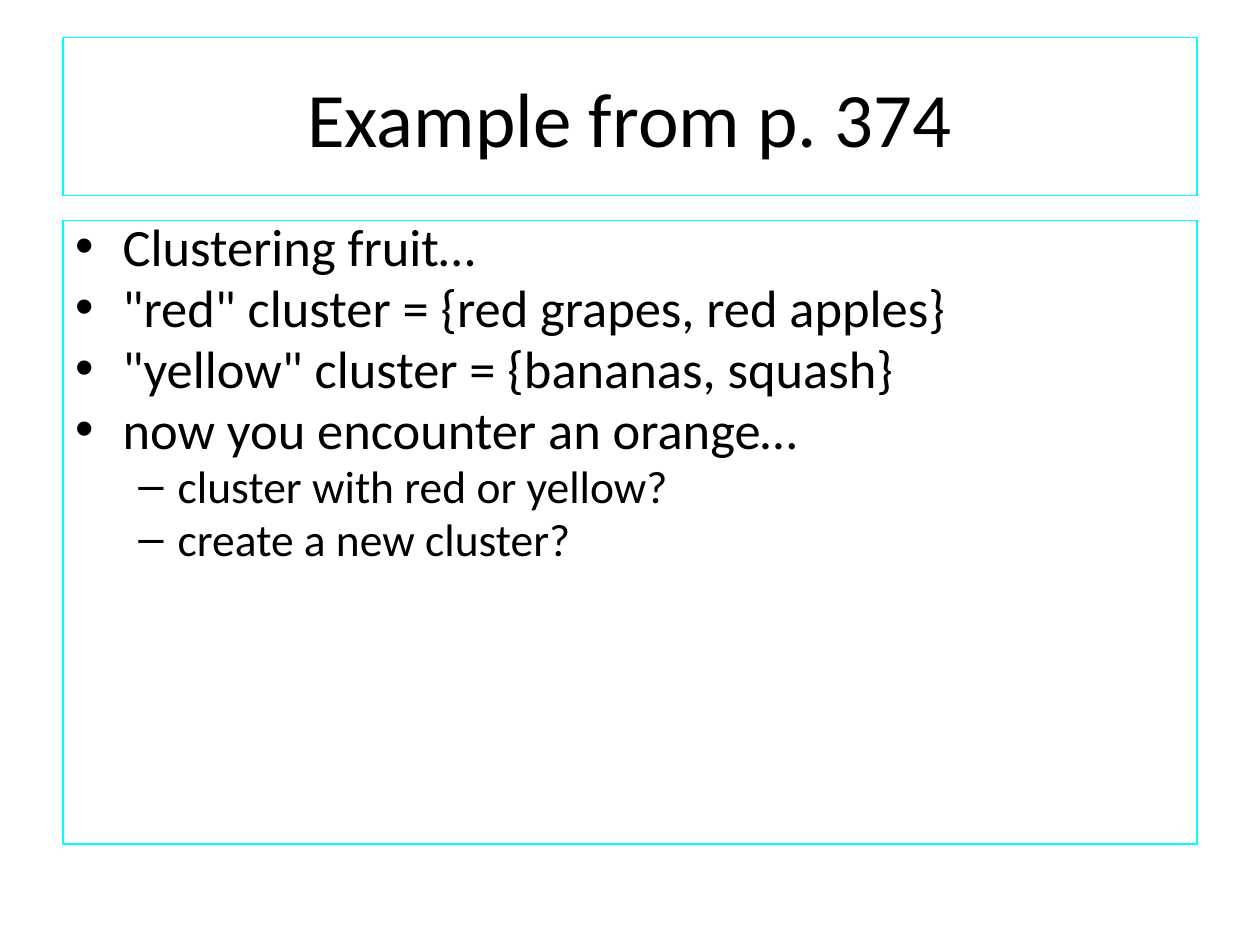
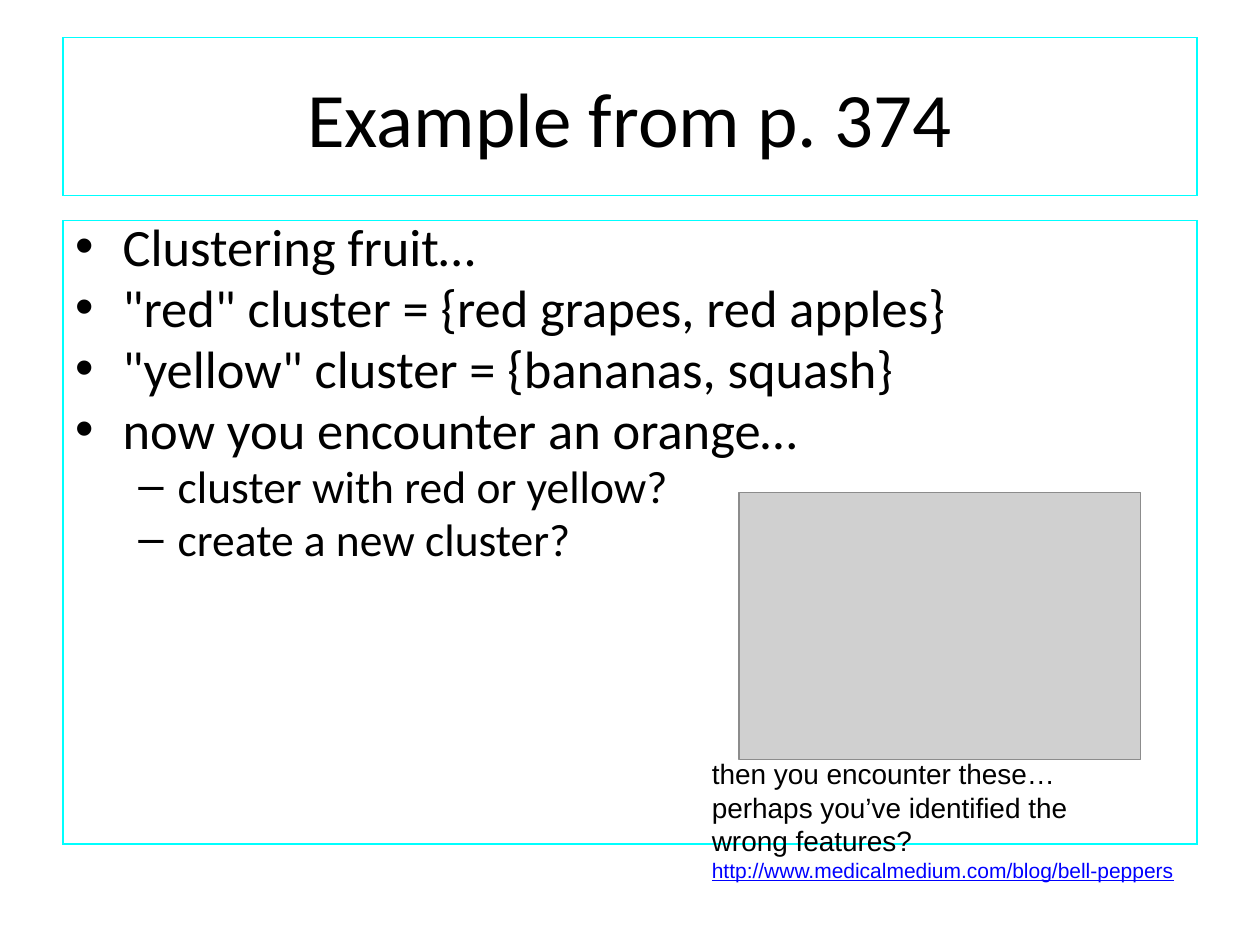
Before and after one commit to phonedude/cs834-f17, a slide deck: slide 53 of slides/chap9-mln.pptx. Drawn at 1260x945 pixels with LibreOffice and Linux fonts; fonts in the diff are those of the drawing; grey boxes stand for pictures. Boxes give left, top, right and bottom in pixels: in the first picture for what was removed or moved away, otherwise in the second. Text is boxed around its words. In the diff, an @@ line names an element or a change of style, - is before the commit and + after.

Commit message:
updated chapter 9 slides

```diff
--- a/slides/chap9-mln.pptx
+++ b/slides/chap9-mln.pptx
@@ picture added at [740,493,1142,760] @@
@@ text added at [712,763,1173,882], 16 pt, text #000000 @@
+then you encounter these…
+perhaps you’ve identified the
+wrong features?
+http://www.medicalmedium.com/blog/bell-peppers
```
